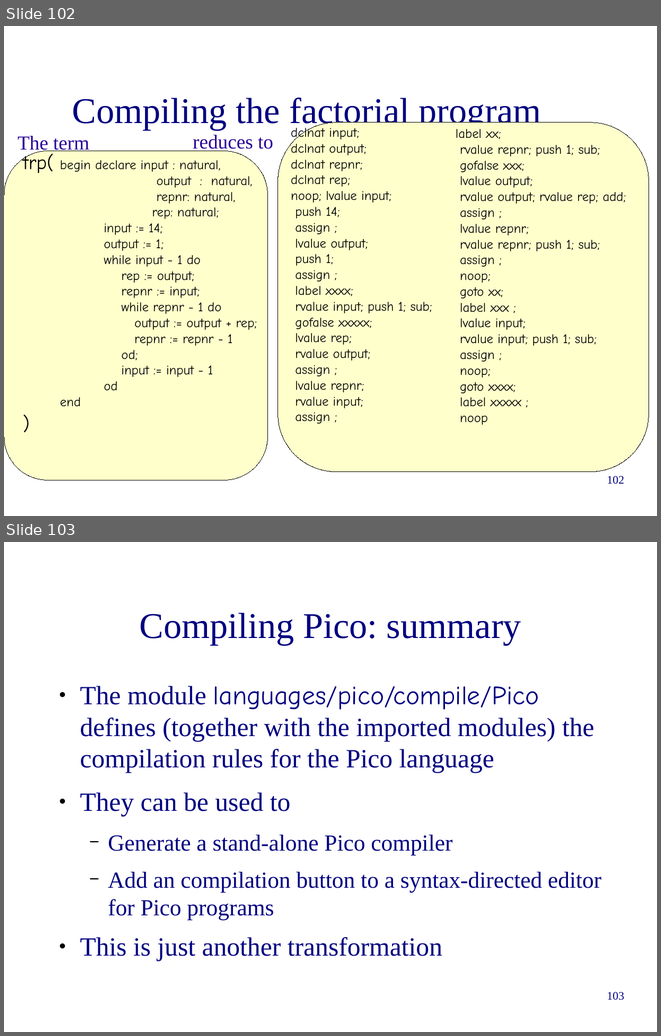
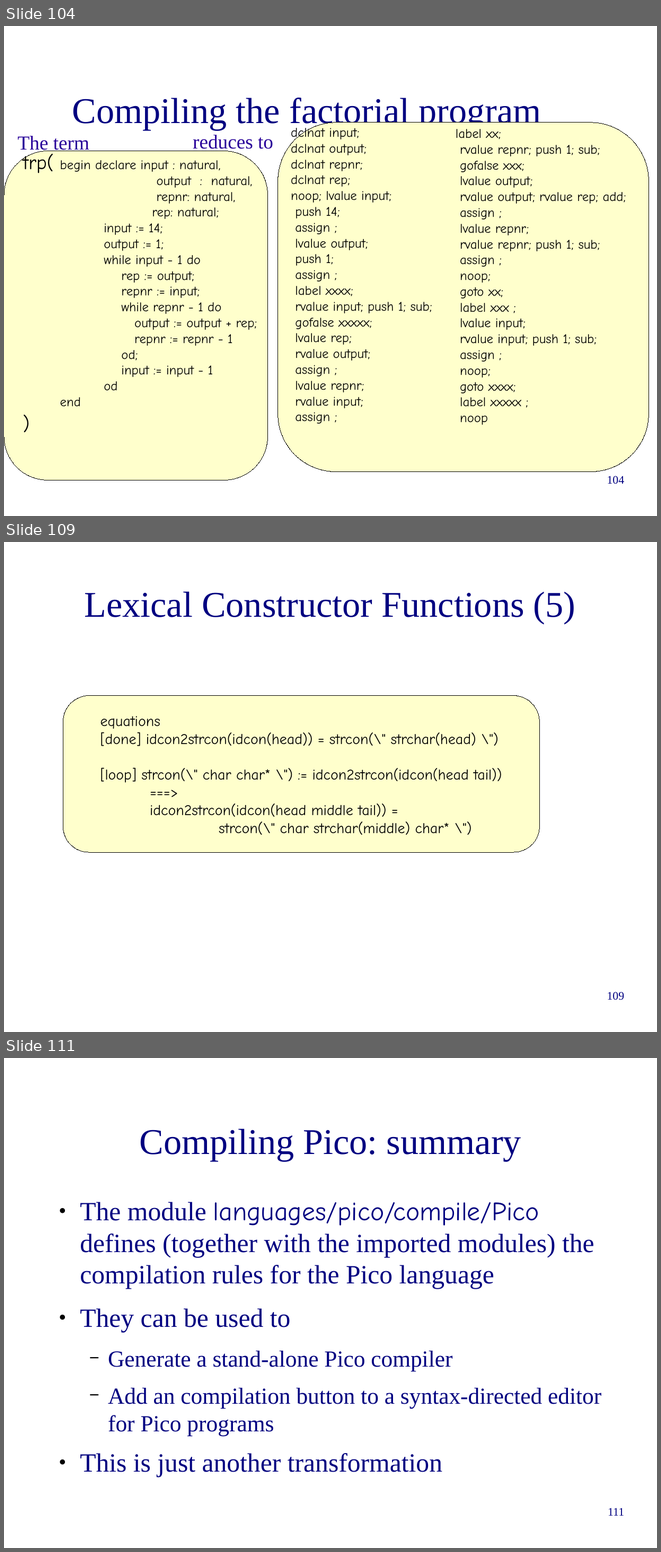
Before and after one commit to cwi-swat/meta-environment, a slide deck: meta-doc/extraction-transformation/6-asfsdf-intro/asfsdf-intro.odp. Shown one above the other, each under a label of ours: slides 102 and 103 before the commit, slides 104, 109 and 111 after it; the slides between them are not shown. The pictures are 661x1036 and 661x1552 pixels, drawn with LibreOffice and Linux fonts; fonts in the diff are those of the drawing; background and template pictures are left out. Boxes give left, top, right and bottom in pixels: in the first picture for what was removed or moved away, otherwise in the second. Text is boxed around its words. In the diff, an @@ line names an element or a change of style, - is before the commit and + after.

Commit message:
Fixed a number of typos and added slides on list matching and lexical constructor functions.

```diff
--- a/meta-doc/extraction-transformation/6-asfsdf-intro/asfsdf-intro.odp
+++ b/meta-doc/extraction-transformation/6-asfsdf-intro/asfsdf-intro.odp
@@ slide 109 added at bbox=[4, 542, 657, 1032], background #FFFFFF @@
@@ title added at bbox=[85, 591, 576, 624], 44 pt, text #000080 @@
+Lexical Constructor Functions (5)
@@ rounded rectangle added at bbox=[63, 696, 540, 852], fill #FFFFCC, outline #000000 0 pt, 18 pt, text #000000 @@
+equations
+[done] idcon2strcon(idcon(head)) = strcon(\" strchar(head) \")
+[loop] strcon(\" char char* \") := idcon2strcon(idcon(head tail))
+===>
+idcon2strcon(idcon(head middle tail)) =
+strcon(\" char strchar(middle) char* \")
@@ page number added at bbox=[607, 991, 625, 1000], 14 pt, text #000080 @@
+109
@@ what was slide 102 is now slide 104 @@
@@ page number at bbox=[607, 475, 625, 484]: text changed @@
-102
+104
@@ what was slide 103 is now slide 111 @@
@@ page number at bbox=[608, 1507, 624, 1515]: text changed @@
-103
+111
```
Also in this commit, not shown: 10 slides changed, 7 other slides added.
